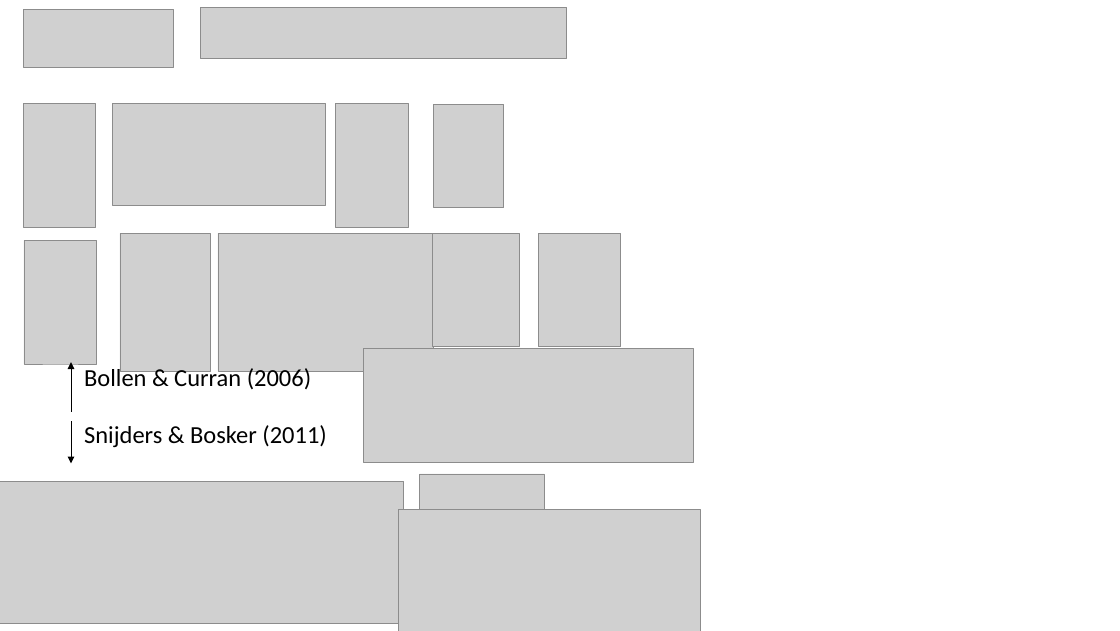
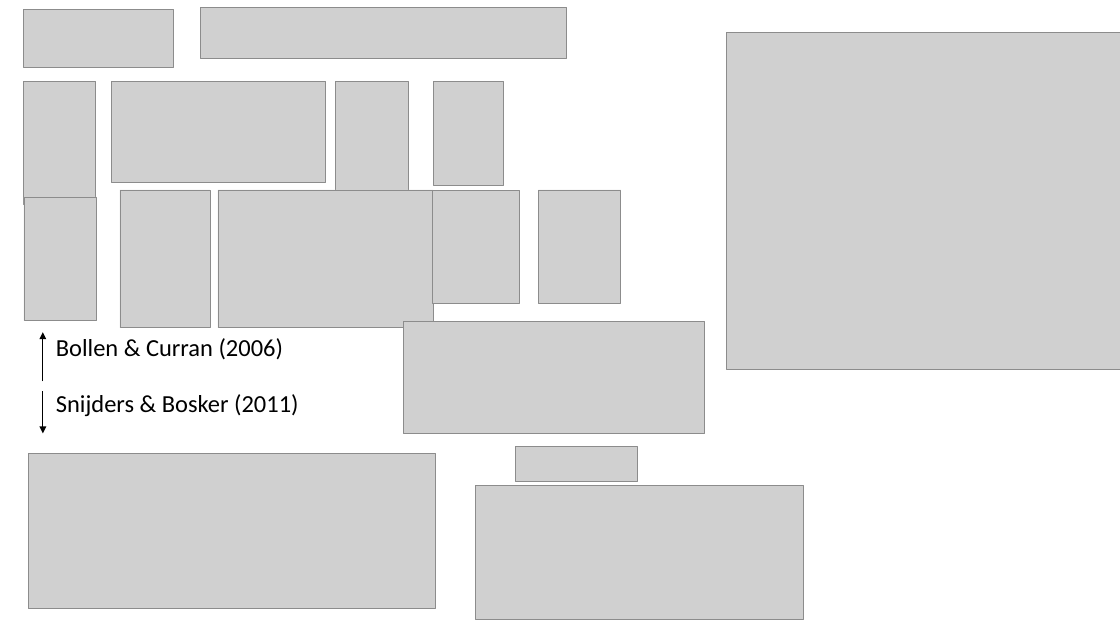
Before and after one commit to IALSA/COAG-colloquium-2014F, a slide deck: slide 2 of Reports/LCMsequence/models/formulas/GeneralForumula.pptx. Drawn at 1120x631 pixels with LibreOffice and Linux fonts; fonts in the diff are those of the drawing; grey boxes stand for pictures; background and template pictures are left out. Boxes give left, top, right and bottom in pixels: in the first picture for what was removed or moved away, otherwise in the second. Text is boxed around its words. In the diff, an @@ line names an element or a change of style, - is before the commit and + after.

```diff
--- a/Reports/LCMsequence/models/formulas/GeneralForumula.pptx
+++ b/Reports/LCMsequence/models/formulas/GeneralForumula.pptx
@@ picture added at (727, 33, 1120, 369) @@
@@ 4 pictures: place and size @@
-4 pictures at (23, 104, 503, 227)
+4 pictures at (23, 81, 503, 205)
@@ 5 pictures: place and size @@
-5 pictures at (24, 233, 621, 371)
+5 pictures at (24, 190, 621, 327)
@@ picture: place and size @@
-picture at (363, 348, 693, 461)
+picture at (403, 321, 704, 434)
@@ 2 texts, 2 arrows: place and size @@
-2 texts, 2 arrows at (71, 362, 326, 463)
+2 texts, 2 arrows at (43, 332, 298, 434)
@@ picture added at (515, 446, 637, 482) @@
@@ picture: place and size @@
-picture at (0, 481, 404, 623)
+picture at (29, 453, 435, 608)
@@ picture removed at (419, 474, 544, 510) @@
@@ picture: place and size @@
-picture at (399, 509, 701, 631)
+picture at (476, 486, 804, 619)
```
Also in this commit, not shown: 31 other files.
